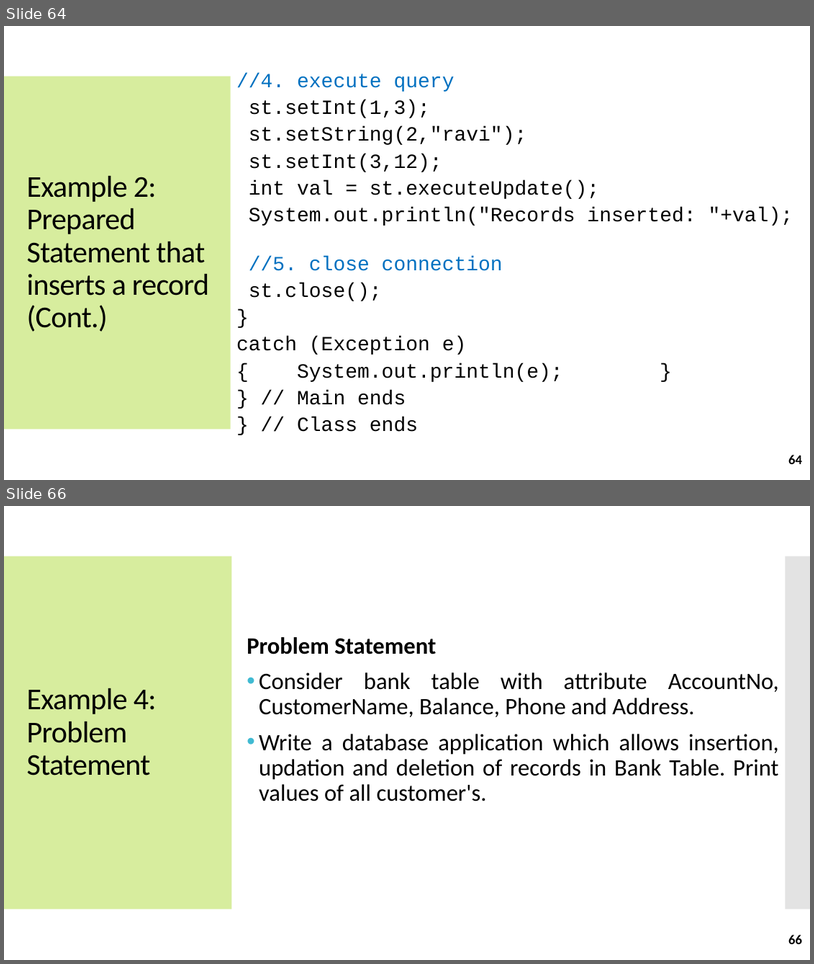
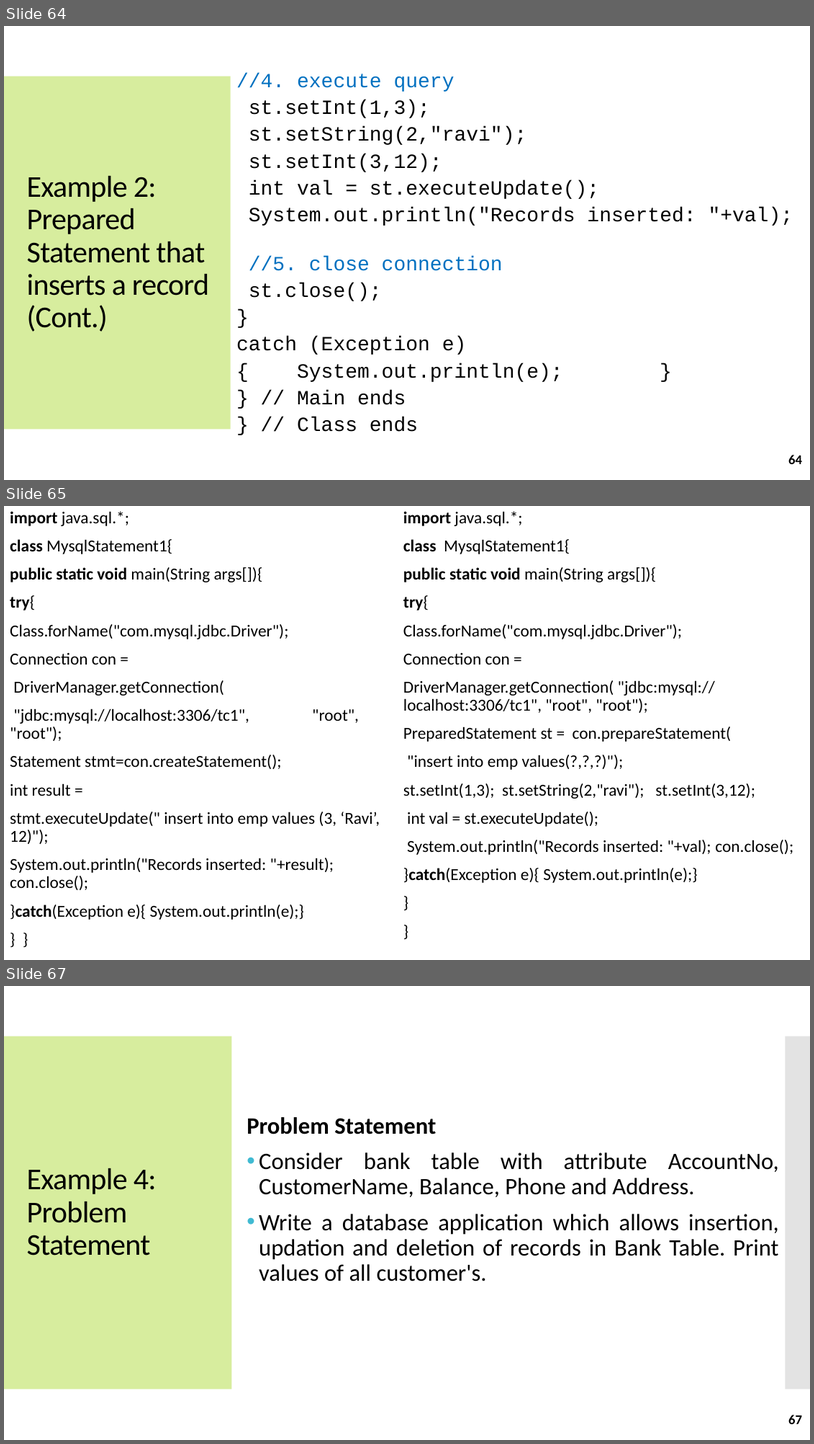
Before and after one commit to jrambasana/AJP2022-code, a slide deck: AJP Slides/AJP - Unit 2 - JDBC.pptx. Shown one above the other, each under a label of ours: slides 64 and 66 before the commit, slides 64, 65 and 67 after it; the slides between them are not shown. The pictures are 814x964 and 814x1444 pixels, drawn with LibreOffice and Linux fonts; fonts in the diff are those of the drawing. Boxes give left, top, right and bottom in pixels: in the first picture for what was removed or moved away, otherwise in the second. Text is boxed around its words. In the diff, an @@ line names an element or a change of style, - is before the commit and + after.

```diff
--- a/AJP Slides/AJP - Unit 2 - JDBC.pptx
+++ b/AJP Slides/AJP - Unit 2 - JDBC.pptx
@@ slide 65 added at <box>4,506,810,960</box>, background #FFFFFF @@
@@ text added at <box>10,511,380,919</box>, 20 pt, text #000000 @@
+import java.sql.*;
+class MysqlStatement1{
+public static void main(String args[]){
+try{
+Class.forName("com.mysql.jdbc.Driver");
+Connection con =
+DriverManager.getConnection(
+"jdbc:mysql://localhost:3306/tc1", "root", "root");
+Statement stmt=con.createStatement();
+int result =
+stmt.executeUpdate(" insert into emp values (3, ‘Ravi’, 12)");
+System.out.println("Records inserted: "+result); con.close();
+}catch(Exception e){ System.out.println(e);}
+} }
@@ text added at <box>404,511,794,883</box>, 20 pt, text #000000 @@
+import java.sql.*;
+class MysqlStatement1{
+public static void main(String args[]){
+try{
+Class.forName("com.mysql.jdbc.Driver");
+Connection con =
+DriverManager.getConnection( "jdbc:mysql://localhost:3306/tc1", "root", "root");
+PreparedStatement st = con.prepareStatement(
+"insert into emp values(?,?,?)");
+st.setInt(1,3); st.setString(2,"ravi"); st.setInt(3,12);
+int val = st.executeUpdate();
+System.out.println("Records inserted: "+val); con.close();
+}catch(Exception e){ System.out.println(e);}
+}
+}
@@ what was slide 66 is now slide 67 @@
@@ page number at <box>789,1414,802,1424</box>: text changed @@
-66
+67
```
Also in this commit, not shown: 5 slides changed.
